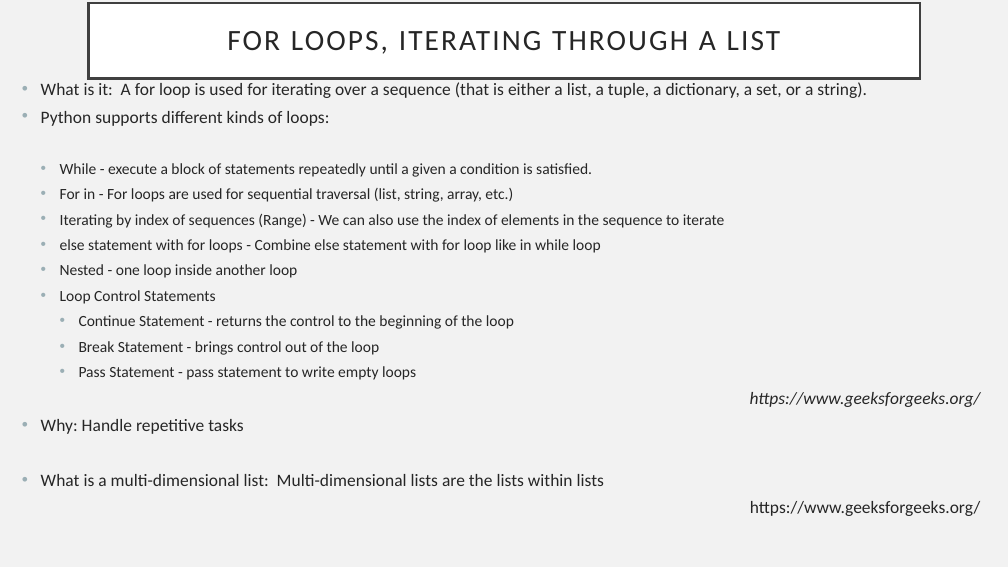
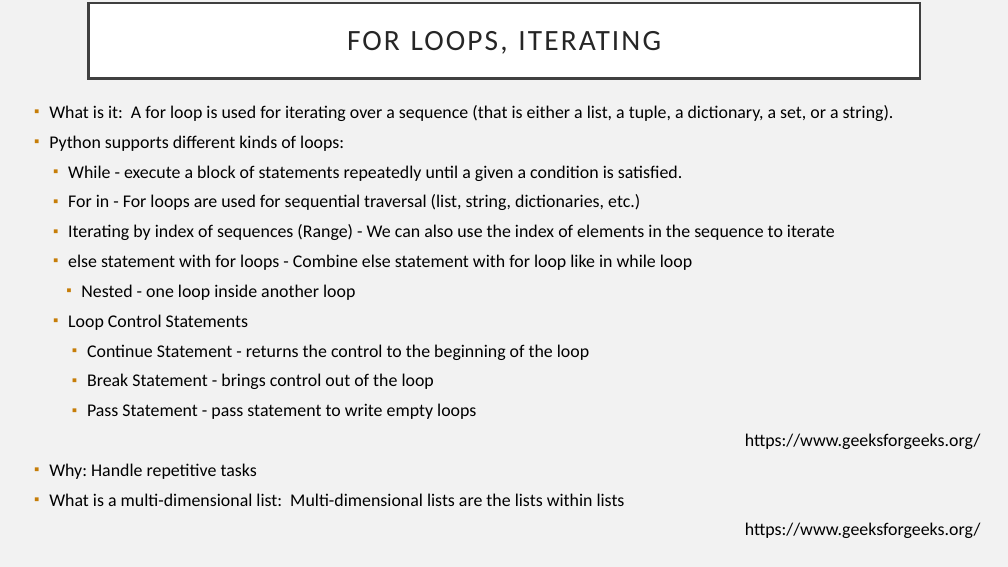
Before and after one commit to thoufer/IntroPythonDataTraining, a slide deck: slide 23 of additional_resources/HandsOnPythonClass_June25_2020.pptx. Drawn at 1008x567 pixels with LibreOffice and Linux fonts; fonts in the diff are those of the drawing. Boxes give left, top, right and bottom in pixels: in the first picture for what was removed or moved away, otherwise in the second. Text is boxed around its words. In the diff, an @@ line names an element or a change of style, - is before the commit and + after.

```diff
--- a/additional_resources/HandsOnPythonClass_June25_2020.pptx
+++ b/additional_resources/HandsOnPythonClass_June25_2020.pptx
@@ title at (347,31,661,54): text changed @@
-FOR LOOPS, ITERATING THROUGH A LIST
+FOR LOOPS, ITERATING
@@ text "What is it: A for ...": place and size @@
-text "What is it: A for ..." at (41,82,981,516)
+text "What is it: A for ..." at (49,105,981,538)
@@ text at (49,105,981,538): size 16.6 to 17.1 pt in "What is it: A for loop is ...", "Python supports different kinds of loops:", "https://www.geeksforgeeks.org/", "Why: Handle repetitive tasks" and 2 more places; text colour #262626 to #000000; size 14.8 to 17.1 pt in "While - execute a block of statements ...", "Iterating by index of sequences (Range) - ...", "else statement with for loops - Combine ...", "Nested - one loop inside another loop" and 4 more places; italic off in "https://www.geeksforgeeks.org/"; bullet • to ▪; line spacing 0.8 to 0.9; bullet colour #9BAFB5 to #C67D08 @@
@@ text at (68,194,640,210): text changed; size 14.8 to 17.1 pt; text colour #262626 to #000000 @@
-  • For in - For loops are used for sequential traversal (list, string, array, etc.)
+  ▪ For in - For loops are used for sequential traversal (list, string, dictionaries, etc.)
```
Also in this commit, not shown: 18 other slides changed, 3 slides added, 5 slides removed, 5 other files.
